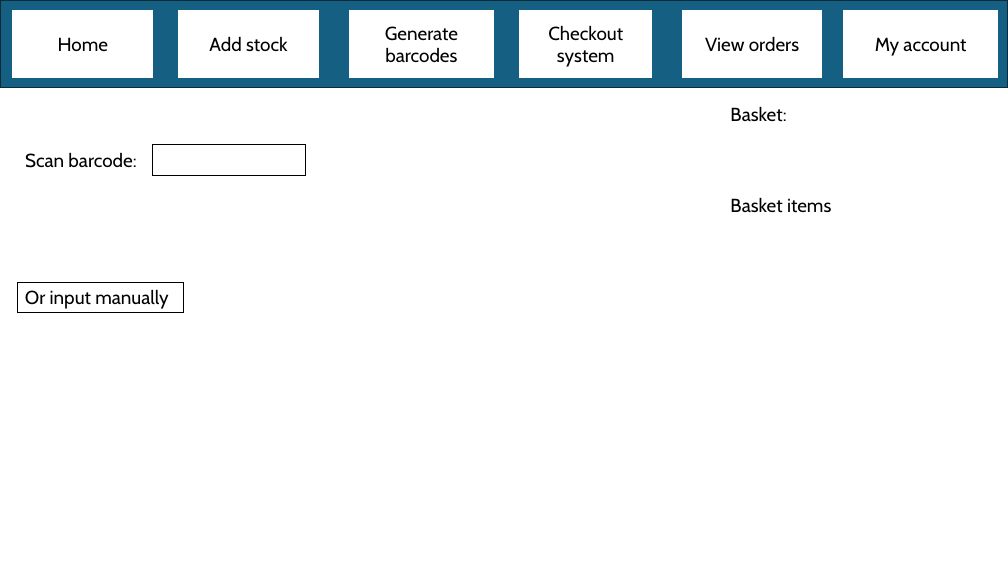
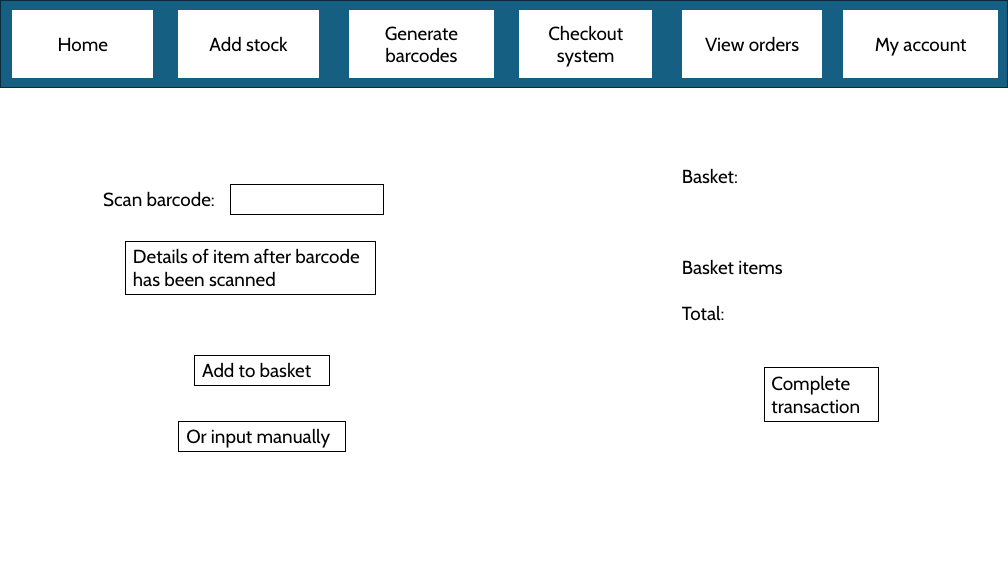
Before and after one commit to programmer647/Coursework, a slide deck: slide 20 of Writeup/Page designs.pptx (slide 19 before the commit). Drawn at 1008x567 pixels with LibreOffice and Linux fonts; fonts in the diff are those of the drawing. Boxes give left, top, right and bottom in pixels: in the first picture for what was removed or moved away, otherwise in the second. Text is boxed around its words. In the diff, an @@ line names an element or a change of style, - is before the commit and + after.

```diff
--- a/Writeup/Page designs.pptx
+++ b/Writeup/Page designs.pptx
@@ text "Basket:": place and size @@
-text "Basket:" at (730,106,831,213)
+text "Basket:" at (682,168,782,321)
@@ text "Scan barcode:": place and size @@
-text "Scan barcode:" at (25,152,136,168)
+text "Scan barcode:" at (103,191,215,207)
@@ rectangle: place and size @@
-rectangle at (153,144,306,175)
+rectangle at (231,185,384,215)
@@ rectangle added at (126,241,375,295), outline #000000 0.75 pt, 18 pt, text #000000 @@
+Details of item after barcode has been scanned
@@ text at (682,306,725,321): paragraph added @@
+Total:
@@ rectangle added at (194,355,330,386), outline #000000 0.75 pt, 18 pt, text #000000 @@
+Add to basket
@@ rectangle added at (765,368,879,422), outline #000000 0.75 pt, 18 pt, text #000000 @@
+Complete transaction
@@ rectangle "Or input manually": place and size @@
-rectangle "Or input manually" at (17,282,184,312)
+rectangle "Or input manually" at (179,421,346,451)
```
Also in this commit, not shown: 3 other slides changed, 3 slides added, 4 other files.
